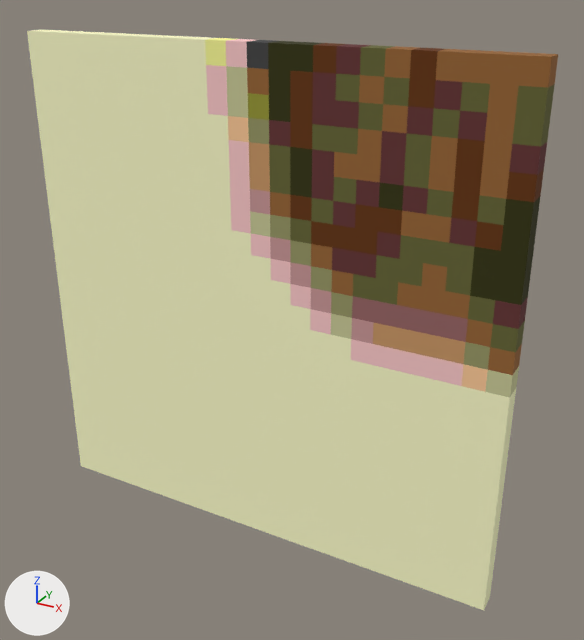
Renders of the OBJ model WindingTale2/Assets/Resources/Shapes/Shapes_24/Shape_24_95.obj from each side of a commit.
Camera for both pictures: a 50 mm camera at (1.81, -3.01, 1.48) aimed at (0.14, 0.01, -0.03). Arrows for +X, +Y and +Z are at lower left; the lights stay in place. The older version comes first. Where no turn or scale is listed for an object, it has been applied to the vertices. Vertices at exactly the same position are counted once.

The first picture shows 'Shape_24_95'.
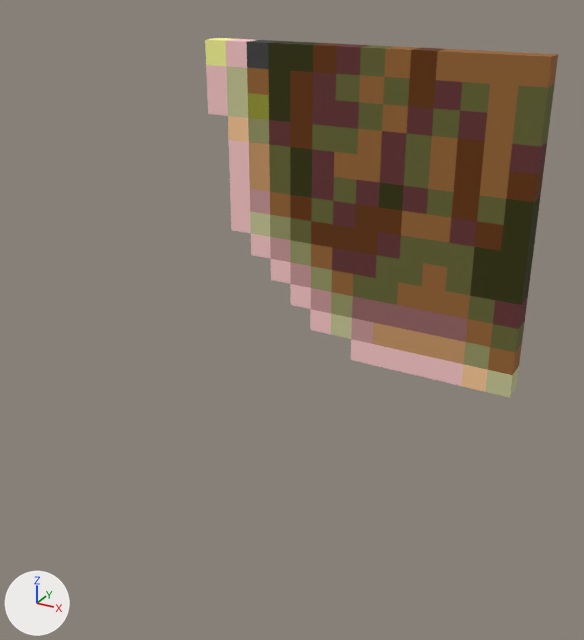
What the commit changed:
me_shape_24_95 is used by ob_shape_24_95; location (0.0, 0.0, 0.0).
me_shape_24_95 had 1250 vertices, 1248 faces and spanned x -1.2..1.2, y -0.1..0.0, z -1.2..1.2.
me_shape_24_95 now has 368 vertices, 366 faces and spans x -0.2..1.2, y -0.1..0.0, z -0.1..1.2.
me_shape_24_95 part 1: 882 vertices removed from x -1.2..1.2, y -0.1..0.0, z -1.2..1.2.

Boxes [x1, y1, x2, y2] around the edits, measured in the pictures (584 x 640 px):
'Shape_24_95', reshaped (33% narrower, 38% shorter)
    before: [27, 30, 558, 610]
    after: [205, 38, 558, 398]
part 1 of me_shape_24_95, deleted (beige)
    before: [27, 30, 516, 610]
